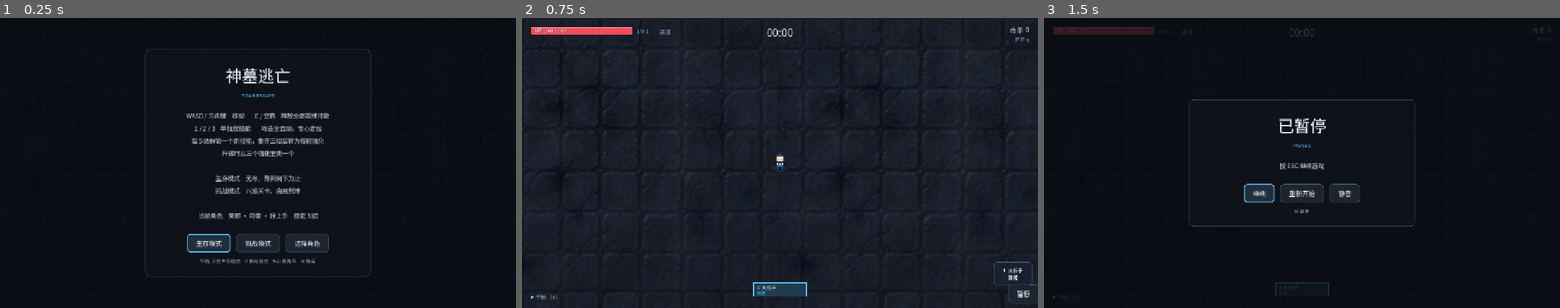
Above: before the commit, frames 1-3 (left to right).
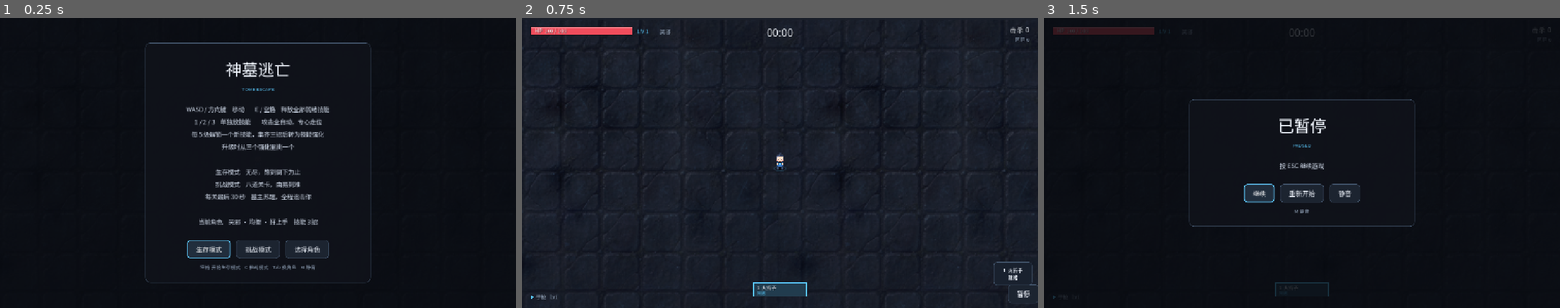
Above: after the commit, the same moments.

Repository: Ze207920/-
Game: Godot game, scene res://game.tscn
Same seed, same stepped clock (60 frames per second), same inputs: the game is played once before the commit and once after it.
Inputs:
- Up to frame 1 (0.25 s): no input
- Up to frame 2 (0.75 s): click "生存模式" at 0.5 s
- Up to frame 3 (1.5 s): click "暂停" at 1.25 s

The runs differ from the first frame. In frame 1, 6.5% of the frame differs, in the area x 28-72%, y 8-92%; in frame 2, nothing differs; in frame 3, nothing differs.

Commit message:
挑战模式整体提难 + 每关最后 30 秒追击墓主（八关各具名字与数值）

Diff:
--- a/scripts/challenge_data.gd
+++ b/scripts/challenge_data.gd
@@ -25,6 +25,27 @@
 	Color(1.00, 0.38, 0.44),
 ]
 
+## 最后这一段时间的「墓主追击」。每关必出一只，从最远的角落入场，全程锁定玩家。
+## 用固定 30 秒而不是关卡时长的百分比：短关卡也必须留出足够长的逃命时间，
+## 长关卡则不能把 boss 拖成半场马拉松。
+const BOSS_WINDOW: float = 30.0
+## 每关一只，名字跟着墓室主题走。选关详情与 HUD 都从这里读，避免两处写出不同名字。
+const BOSS_NAMES: Array[String] = [
+	"鲁殇王", "积尸地母", "鸡冠蛇王", "禁婆",
+	"天宫守将", "青铜树魈", "西王母尸", "万奴王",
+]
+## 每关主色：从尸变暗红一路走到风雪里的苍白金，和八张地面贴图各自呼应。
+const BOSS_COLORS: Array[Color] = [
+	Color(0.72, 0.30, 0.28),
+	Color(0.66, 0.42, 0.24),
+	Color(0.32, 0.56, 0.38),
+	Color(0.34, 0.52, 0.72),
+	Color(0.52, 0.68, 0.78),
+	Color(0.62, 0.48, 0.26),
+	Color(0.76, 0.32, 0.42),
+	Color(0.86, 0.78, 0.62),
+]
+
 @export var id: String = "ch1"
 @export var display_name: String = "关卡"
 @export var subtitle: String = ""
@@ -60,6 +81,15 @@
 
 ## 该关的墓室尺寸。空间本身就是难度：越靠后的关越窄，绕不开就只能硬顶。
 @export var arena_size: Vector2 = Vector2(2100.0, 1450.0)
+
+## 最后 BOSS_WINDOW 秒登场的墓主。数值由 _apply_boss_balance() 按关卡序号插值写入，
+## 关卡表本身不重复写八组数字 —— 和场地尺寸一个道理。
+@export var boss_name: String = ""
+@export var boss_health: float = 0.0
+@export var boss_speed: float = 0.0
+@export var boss_damage: float = 0.0
+@export var boss_radius: float = 0.0
+@export var boss_color: Color = Color(0.72, 0.30, 0.28)
 
 static var _levels: Array[ChallengeData] = []
 
@@ -205,34 +235,63 @@
 			2.6, 3, 50.0, 16.0, 20))
 
 	_apply_arena_balance()
-
-
-## 收窄场地之后的难度补偿。
+	_apply_boss_balance()
+
+
+## 收窄场地之后的难度补偿 + 整体提难。
 ##
 ## 原来的数值是给无限地图配的：邪物追不上玩家就永远追不上，只要一直跑就很难
 ## 被围住。改成封闭墓室之后，同屏的怪不需要「跑得比玩家快」也能合围，
 ## 被逼到墙角更是无路可退 —— 同样的同屏上限，真正压在身上的怪多得多。
-## 所以按统一比例把「同时能压上来多少」调回去：
-##   同屏上限 ×0.82、刷怪间隔 ×1.12、每批数量上限 −1、晚期移速 ×0.92、碎石 −2。
-## 关卡之间的递进关系不变，整条曲线只是整体下移一档。
+##
+## 提难时刻意只动「统一补偿系数」，不逐关改八组数字：关卡之间的递进曲线
+## 形状完全保留，整条曲线只是平稳上抬一档，不会把某一关单独抬成断崖。
+## 相对上一版（0.82 / 1.12 / 0.92 / −2）：
+##   同屏上限 ×0.90（+10%）、刷怪间隔 ×1.03（快 8%）、晚期移速 ×0.96（+4%）、
+##   血量 ×1.08、接触伤害 ×1.06、碎石上限只 −1（走位更紧）。
+## 每批数量上限仍 −1：最后 30 秒还有大 boss 压场，再放开批量刷怪会直接糊屏。
 ##
 ## 场地尺寸也在这里定：用插值而不是逐关写死，改关卡总数时不用重新调八个数字。
 static func _apply_arena_balance() -> void:
-	const CAP_SCALE: float = 0.82
-	const INTERVAL_SCALE: float = 1.12
-	const SPEED_SCALE: float = 0.92
+	const CAP_SCALE: float = 0.90
+	const INTERVAL_SCALE: float = 1.03
+	const SPEED_SCALE: float = 0.96
+	const HP_SCALE: float = 1.08
+	const DAMAGE_SCALE: float = 1.06
 	for i in _levels.size():
 		var level: ChallengeData = _levels[i]
 		level.cap_span *= CAP_SCALE
 		level.interval_span *= INTERVAL_SCALE
 		level.speed_span.y *= SPEED_SCALE
+		level.hp_span *= HP_SCALE
+		level.damage_span *= DAMAGE_SCALE
 		level.pack_span.y = maxf(level.pack_span.x, level.pack_span.y - 1.0)
-		level.obstacle_max = maxi(6, level.obstacle_max - 2)
+		level.obstacle_max = maxi(6, level.obstacle_max - 1)
 		# 第一关最宽敞（留出熟悉操作的空间），终章最窄（墙角最要命）。
 		var t: float = float(i) / float(maxi(1, _levels.size() - 1))
 		level.arena_size = Vector2(
 			lerpf(2150.0, 1800.0, t),
 			lerpf(1500.0, 1250.0, t))
+
+
+## 每关墓主的数值。用插值而不是逐关写死，关卡数变化时自动重新铺开。
+##
+## 速度是最要紧的一项：玩家基准速度 190。第一关 172（明显跑得掉，只是
+## 一直被跟着，给新手留出「原来会被追」的印象），终章 198（比玩家快一点，
+## 必须靠走位绕碎石、突进技能或清出一条路）。八关平滑过渡，不会突然无解。
+##
+## 血量刻意给得很厚：墓主是「躲 30 秒」的威胁，不是「必须在 30 秒内打死」
+## 的靶子。真被玩家火力压死也照样算击杀、掉宝石，只是不必作为通关条件。
+static func _apply_boss_balance() -> void:
+	for i in _levels.size():
+		var level: ChallengeData = _levels[i]
+		var t: float = float(i) / float(maxi(1, _levels.size() - 1))
+		level.boss_name = BOSS_NAMES[clampi(i, 0, BOSS_NAMES.size() - 1)]
+		level.boss_color = BOSS_COLORS[clampi(i, 0, BOSS_COLORS.size() - 1)]
+		level.boss_health = lerpf(220.0, 1100.0, t)
+		level.boss_speed = lerpf(172.0, 198.0, t)
+		level.boss_damage = lerpf(14.0, 26.0, t)
+		level.boss_radius = lerpf(34.0, 46.0, t)
 
 
 static func _make(id: String, display_name: String, subtitle: String, tier: Tier,
--- a/scripts/challenge_select.gd
+++ b/scripts/challenge_select.gd
@@ -20,7 +20,7 @@
 const COLUMNS: int = 2
 ## 顶部标题区高度。
 const HEADER: float = 62.0
-const DETAIL_HEIGHT: float = 108.0
+const DETAIL_HEIGHT: float = 124.0
 
 var _selected: int = 0
 var _hover: int = -1
@@ -239,8 +239,10 @@
 	UiStyle.draw_label(self, rect.position + Vector2(width - 176.0, 28.0),
 			"难度 %s  %s" % [ChallengeData.tier_name(int(level.tier)), level.star_text()], 12,
 			ChallengeData.tier_color(int(level.tier)), HORIZONTAL_ALIGNMENT_RIGHT, 156.0)
+	# 每关的墓主名字直接读关卡数据，玩家在进关前就知道最后 30 秒要躲谁。
+	var note: String = "\n墓室碎石会随机隆起，挡住走位；最后 30 秒「%s」苏醒，全程追击你。" % level.boss_name
 	UiStyle.draw_paragraph(self, rect.position + Vector2(20.0, 52.0),
-			level.blurb + "\n墓室碎石会随机隆起，挡住你与邪物的去路。", 12,
+			level.blurb + note, 12,
 			Color(0.78, 0.83, 0.90), width - 40.0, 3)
 
 
--- a/scripts/enemy.gd
+++ b/scripts/enemy.gd
@@ -43,6 +43,8 @@
 @export var body_color: Color = Color(0.58, 0.66, 0.60)
 @export var kind: EnemyData.Kind = EnemyData.Kind.ZOMBIE
 @export var knockback_resist: float = 1.0
+## 挑战关最后 30 秒的墓主。由 EnemyData.boss_for() 注入，只在入树前设置一次。
+@export var is_boss: bool = false
 
 ## 所属种类，供上层查询 id / 名称。
 var data: EnemyData = null
@@ -72,7 +74,13 @@
 	motion_mode = CharacterBody2D.MOTION_MODE_FLOATING
 	# 敌人既要彼此挤成肉墙，也要被墓室碎石挡住去路（障碍层）。
 	collision_layer = PhysicsLayers.ENEMY
-	collision_mask = PhysicsLayers.ENEMY | PhysicsLayers.OBSTACLE
+	# 墓主例外：它必须径直穿过杂兵与碎石追人，否则会被卡在怪墙后面，
+	# 玩家只要站到尸墙另一侧就永远安全，追击威胁直接失效。墙仍由
+	# _confine_to_arena() 软夹制，不会跑出墓室。
+	if is_boss:
+		collision_mask = 0
+	else:
+		collision_mask = PhysicsLayers.ENEMY | PhysicsLayers.OBSTACLE
 	_build_collision()
 	queue_redraw()
 
@@ -83,6 +91,7 @@
 		return
 	data = source
 	kind = source.kind
+	is_boss = source.is_boss
 	body_color = source.body_color
 	radius = source.radius
 	knockback_resist = source.knockback_resist
@@ -117,6 +126,10 @@
 
 
 func _physics_process(delta: float) -> void:
+	# 光环是随时间脉动的，只有墓主需要每帧重绘；普通邪物仍只在受击时重绘，
+	# 同屏两百只时不会因为多一个 boss 就多两百次绘制指令重建。
+	if is_boss:
+		queue_redraw()
 	if _flash > 0.0:
 		_flash = maxf(0.0, _flash - delta)
 		# 用 modulate 而不是「改颜色 + queue_redraw」来表现闪白：
@@ -249,7 +262,22 @@
 # 16~55 像素，玩家根本没机会看清爪子和鳞片。所以刻意把四种轮廓做成
 # 瘦长人形 / 盘曲细颈 / 宽胖壮汉 / 扁圆甲虫，让剪影本身就互不相似。
 
+## 墓主的追击光环：脚下阴影 + 两圈呼吸红环。刻意不画名字，避免给敌人节点
+## 引入中文字体依赖；名字与血量交给 HUD 统一显示。
+func _draw_boss_aura() -> void:
+	var pulse: float = 0.5 + 0.5 * sin(float(Time.get_ticks_msec()) / 260.0)
+	_ground_shadow(1.18, 0.42, 1.08)
+	var r := Vector2(radius * 1.30, radius * 1.16)
+	_ellipse_arc(Vector2.ZERO, r, 0.0, TAU,
+			Color(0.96, 0.28, 0.22, 0.30 + 0.26 * pulse), 3.0)
+	_ellipse_arc(Vector2.ZERO, r * 1.14, 0.0, TAU,
+			Color(0.98, 0.42, 0.20, 0.12 + 0.12 * pulse), 2.0)
+
+
 func _draw() -> void:
+	# 墓主光环画在造型缩放之前：它按绝对半径取值，不跟着 _art_scale() 缩。
+	if is_boss:
+		_draw_boss_aura()
 	# 小体型的两只（蛇 r=10、尸蟞 r=8）在实机里只剩一个色点，造型全糊。
 	# 视觉上放大两成不改碰撞半径：判定保持原样，纯粹让它们更容易被看见。
 	var s: float = _art_scale()
--- a/scripts/enemy_data.gd
+++ b/scripts/enemy_data.gd
@@ -29,6 +29,9 @@
 @export var weight: float = 100.0
 ## 一次生成几只。尸蟞成群出现，单只很弱但一窝很难缠。
 @export var pack_size: int = 1
+## 墓主（挑战关最后 30 秒的追击者）。不进 presets() 刷怪池，只由 boss_for() 生成，
+## 所以普通抽签永远抽不到它；Enemy 会据此换掉碰撞遮罩并画追击光环。
+@export var is_boss: bool = false
 
 ## 预设缓存。返回的是共享实例，调用方只读，不要就地改数值。
 static var _presets: Array[EnemyData] = []
@@ -71,6 +74,27 @@
 		if preset.id == enemy_id:
 			return preset
 	return null
+
+
+## 按关卡数据打造该关的墓主。复用海猴子的宽胖剪影（巨物感最足），
+## 数值与配色全部来自 ChallengeData，这样八关的墓主强弱、颜色各不相同。
+## 不加入 presets()：刷怪池里出现一只 1100 血的怪会让常规节奏彻底崩掉。
+static func boss_for(level: ChallengeData) -> EnemyData:
+	var data := EnemyData.new()
+	data.id = "boss_" + level.id
+	data.display_name = level.boss_name
+	data.kind = Kind.APE
+	data.is_boss = true
+	data.max_health = level.boss_health
+	data.move_speed = level.boss_speed
+	data.contact_damage = level.boss_damage
+	data.radius = level.boss_radius
+	data.body_color = level.boss_color
+	data.knockback_resist = 0.05
+	data.min_elapsed = 99999.0
+	data.weight = 0.0
+	data.pack_size = 1
+	return data
 
 
 ## 挑战模式专用：从「[id, 出场秒数]」名单里加权抽一种。
--- a/scripts/game.gd
+++ b/scripts/game.gd
@@ -196,6 +196,9 @@
 var _obstacles: Array[Obstacle] = []
 var _obstacle_timer: float = 0.0
 var kills: int = 0
+## 挑战关最后 30 秒的墓主。单独留引用是为了 HUD 血条与「不被回收机制瞬移」。
+var _boss: Enemy = null
+var _boss_spawned: bool = false
 
 ## 当前关卡；生存模式下为 null，所有分支都用它区分两种玩法。
 var _level: ChallengeData = null
@@ -309,6 +312,7 @@
 	if _level != null and _elapsed >= _level.duration:
 		_finish(true)
 		return
+	_tick_boss()
 	_tick_spawning(delta)
 	_tick_recycle(delta)
 	_tick_obstacles(delta)
@@ -659,6 +663,73 @@
 
 # ---------------------------------------------------------------- 刷怪
 
+## 挑战关最后 BOSS_WINDOW 秒放出该关墓主，一局只放一次。
+## 放在刷怪之前：到点那一帧不会先丢一批杂兵、再让 boss 从怪堆里挤出来。
+func _tick_boss() -> void:
+	if _level == null or _boss_spawned:
+		return
+	if _level.duration - _elapsed > ChallengeData.BOSS_WINDOW:
+		return
+	_boss_spawned = true
+	var preset: EnemyData = EnemyData.boss_for(_level)
+	var boss := Enemy.new()
+	# 和 _spawn_one 一个规矩：种类、目标、位置都要在 add_child 之前写好。
+	# _ready() 会按 radius 建碰撞体，位置晚了就会有一帧停在原点被判成贴身。
+	boss.apply_data(preset)
+	boss.setup(player, 1.0, 1.0, 1.0)
+	boss.arena_rect = _arena
+	var point: Vector2 = _boss_spawn_point(boss.radius)
+	boss.position = point
+	add_child(boss)
+	boss.global_position = point
+	boss.died.connect(_on_enemy_died)
+	enemies.append(boss)
+	_boss = boss
+	_queue_toast("%s 苏醒！最后 30 秒，它会一直追着你" % _level.boss_name)
+	AudioManager.play("levelup")
+
+
+## 墓主从「视野边缘再远一点」的场地边入场：约 640 像素，两三秒就能压到脸上。
+## 刻意不取最远角（实测 1252 像素）——第一关墓主比玩家慢，从那儿出发 30 秒
+## 都追不到人，追击就只剩个图标。四角 + 四边中点八个候选点里挑距离最接近
+## 640 的那个；玩家贴墙时所有点都太近，则退回最远角，绝不贴脸生成。
+## grow(-radius) 保证庞大的碰撞体不会卡进墙里。
+const BOSS_SPAWN_DISTANCE: float = 640.0
+const BOSS_MIN_DISTANCE: float = 420.0
+
+func _boss_spawn_point(radius: float) -> Vector2:
+	var inner: Rect2 = _arena.grow(-radius - 8.0)
+	if inner.size.x <= 0.0 or inner.size.y <= 0.0 or not is_instance_valid(player):
+		return _arena.get_center()
+	var center: Vector2 = inner.get_center()
+	var candidates: Array[Vector2] = [
+		inner.position,
+		Vector2(inner.end.x, inner.position.y),
+		Vector2(inner.position.x, inner.end.y),
+		inner.end,
+		Vector2(center.x, inner.position.y),
+		Vector2(center.x, inner.end.y),
+		Vector2(inner.position.x, center.y),
+		Vector2(inner.end.x, center.y),
+	]
+	var best: Vector2 = candidates[0]
+	var best_score: float = -1.0e9
+	var farthest: Vector2 = candidates[0]
+	var farthest_distance: float = -1.0
+	for point: Vector2 in candidates:
+		var distance: float = point.distance_to(player.global_position)
+		if distance > farthest_distance:
+			farthest_distance = distance
+			farthest = point
+		var score: float = -absf(distance - BOSS_SPAWN_DISTANCE)
+		if distance < BOSS_MIN_DISTANCE:
+			score -= 10000.0
+		if score > best_score:
+			best_score = score
+			best = point
+	return farthest if best_score < -10000.0 else best
+
+
 func _tick_spawning(delta: float) -> void:
 	var curve: PackedFloat32Array = difficulty_at(_elapsed)
 	var cap: int = mini(int(curve[3]), max_enemies)
@@ -686,6 +757,9 @@
 	var limit: float = RECYCLE_DISTANCE * RECYCLE_DISTANCE
 	for enemy: Enemy in enemies:
 		if not is_instance_valid(enemy) or enemy.is_queued_for_deletion():
+			continue
+		# 墓主全程贴着玩家跑，绝不能被「远处回收」瞬移走，否则追击会一跳一跳。
+		if enemy == _boss:
 			continue
 		if enemy.global_position.distance_squared_to(player.global_position) <= limit:
 			continue
@@ -932,6 +1006,9 @@
 
 func _on_enemy_died(enemy: Enemy) -> void:
 	enemies.erase(enemy)
+	# 墓主真被火力压死也照样算击杀、掉宝石，只是不再补刷第二只。
+	if enemy == _boss:
+		_boss = null
 	kills += 1
 	AudioManager.play("kill")
 	_spawn_burst(enemy.global_position, enemy.body_color, enemy.radius)
@@ -1108,6 +1185,13 @@
 		hud.challenge_name = ""
 		hud.challenge_remaining = -1.0
 		hud.challenge_progress = -1.0
+	# 墓主血条：从苏醒那一刻起一直显示到本关结束，玩家能判断该躲还是该硬拼。
+	if _boss != null and is_instance_valid(_boss):
+		hud.boss_name = _level.boss_name if _level != null else "墓主"
+		hud.boss_ratio = _boss.get_health_ratio()
+	else:
+		hud.boss_name = ""
+		hud.boss_ratio = -1.0
 	hud.weapon_lines.clear()
 	for weapon: Weapon in player.weapons:
 		hud.weapon_lines.append("%s   Lv%d" % [weapon.display_name(), weapon.level])
--- a/scripts/game_overlay.gd
+++ b/scripts/game_overlay.gd
@@ -142,6 +142,7 @@
 		"",
 		"生存模式    无尽，熬到倒下为止",
 		"挑战模式    八道关卡，由易到难",
+		"每关最后 30 秒    墓主苏醒，全程追击你",
 	]
 	# 当前角色放在最显眼的位置：玩家进标题页第一件想确认的事就是"我在用谁"。
 	var character_name: String = String(character.get("name", ""))
--- a/scripts/hud.gd
+++ b/scripts/hud.gd
@@ -36,6 +36,9 @@
 ## 升级解锁 / 强化时的横幅提示。
 var toast_text: String = ""
 var toast_time: float = 0.0
+## 挑战关最后 30 秒的墓主：名字 + 剩余血量比例（负数表示不在场）。
+var boss_name: String = ""
+var boss_ratio: float = -1.0
 
 var _hurt_flash: float = 0.0
 var _pulse: float = 0.0
@@ -147,6 +150,19 @@
 	if filled > 0.0:
 		draw_rect(Rect2(bar.position, Vector2(bar.size.x * filled, bar.size.y)), UiStyle.ACCENT)
 
+	# 墓主登场后多一行红色追击警示 + 血条，和上面的蓝色通关进度分开，
+	# 玩家扫一眼就能分清「还剩多久」和「这东西还剩多少血」。
+	if boss_name != "":
+		var boss_fill: float = clampf(boss_ratio, 0.0, 1.0)
+		UiStyle.draw_label(self, Vector2(view.x * 0.5 - 170.0, 94.0),
+				"%s 追击中   %d%%" % [boss_name, int(boss_fill * 100.0)], 12,
+				UiStyle.HP, HORIZONTAL_ALIGNMENT_CENTER, 340.0)
+		var boss_bar := Rect2(view.x * 0.5 - 120.0, 98.0, 240.0, 4.0)
+		draw_rect(boss_bar, Color(0.13, 0.17, 0.23, 0.92))
+		if boss_fill > 0.0:
+			draw_rect(Rect2(boss_bar.position, Vector2(boss_bar.size.x * boss_fill, boss_bar.size.y)),
+					UiStyle.HP)
+
 
 func _draw_stats(view: Vector2) -> void:
 	UiStyle.draw_label(self, Vector2(view.x - MARGIN - 190.0, 36.0), "击杀 %d" % kills, 17,
Binary file changed: assets/fonts/NotoSansSC-Subset.ttf
Not shown, removed: build/web/index.7acb60d523.pck
Not shown, added: build/web/index.a1f39cc8d0.pck
Not shown, changed: build/web/index.pck
Not shown, removed: docs/index.7acb60d523.pck
Not shown, added: docs/index.a1f39cc8d0.pck
Not shown, changed: docs/index.pck
